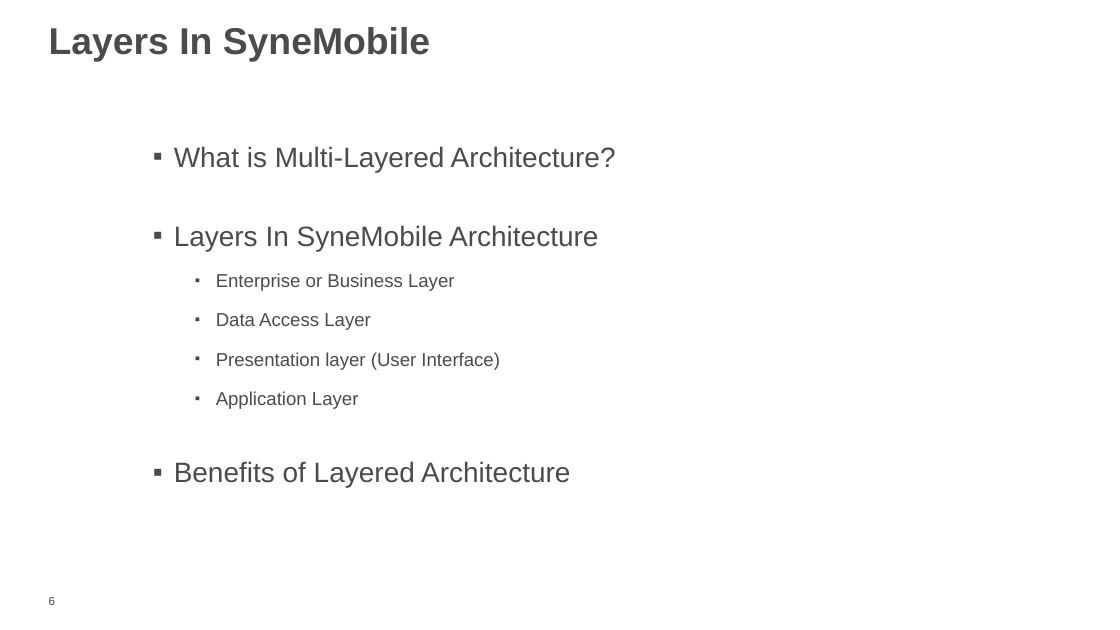
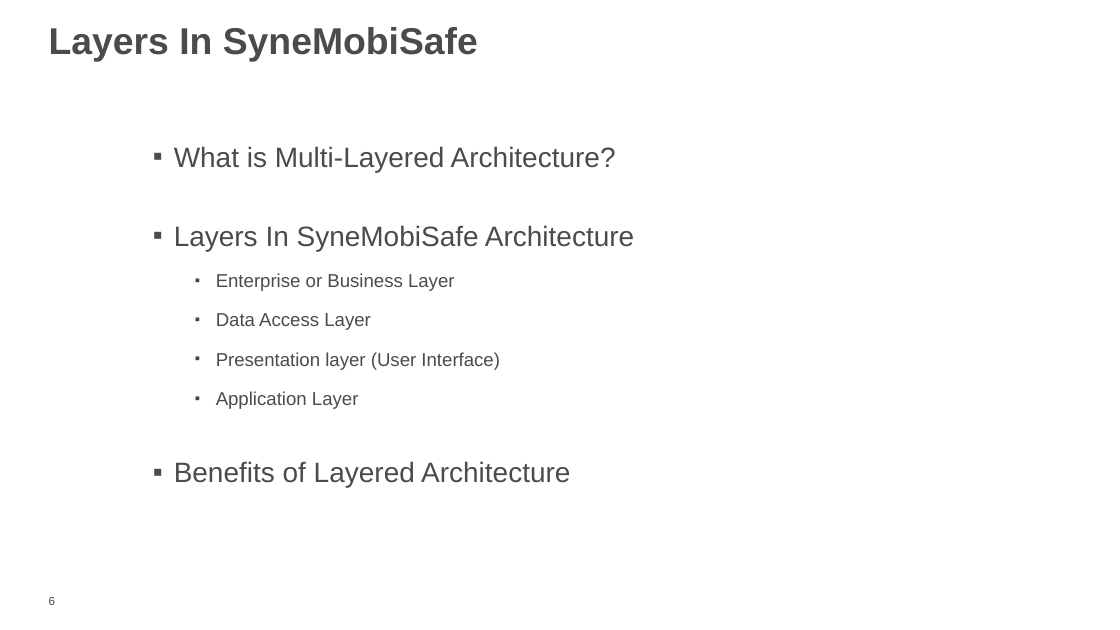
Before and after one commit to vishal1785/TestDemo, a slide deck: slide 6 of 1lb/from Asma/training/OnShore_Training_Vishal_Bhardwaj.pptx. Drawn at 1120x630 pixels with LibreOffice and Linux fonts; fonts in the diff are those of the drawing; background and template pictures are left out. Boxes give left, top, right and bottom in pixels: in the first picture for what was removed or moved away, otherwise in the second. Text is boxed around its words. In the diff, an @@ line names an element or a change of style, - is before the commit and + after.

```diff
--- a/1lb/from Asma/training/OnShore_Training_Vishal_Bhardwaj.pptx
+++ b/1lb/from Asma/training/OnShore_Training_Vishal_Bhardwaj.pptx
@@ text at bbox=[49, 27, 478, 62]: text changed @@
-Layers In SyneMobile
+Layers In SyneMobiSafe
@@ text at bbox=[174, 225, 634, 251]: text changed @@
-▪ Layers In SyneMobile Architecture
+▪ Layers In SyneMobiSafe Architecture
```
Also in this commit, not shown: 12 other slides changed, 1 slide added, 3 slides removed, 30 other files.
